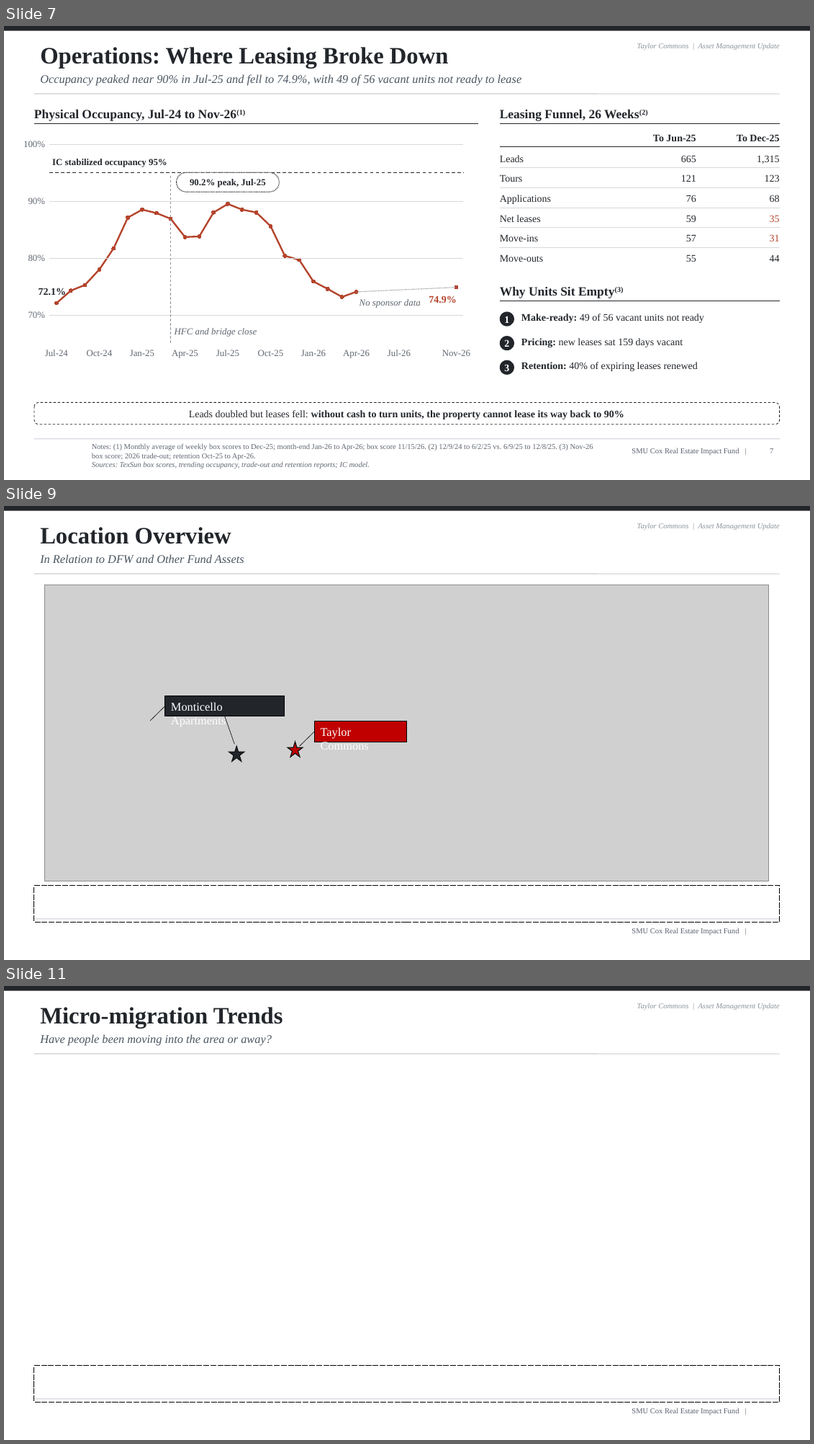
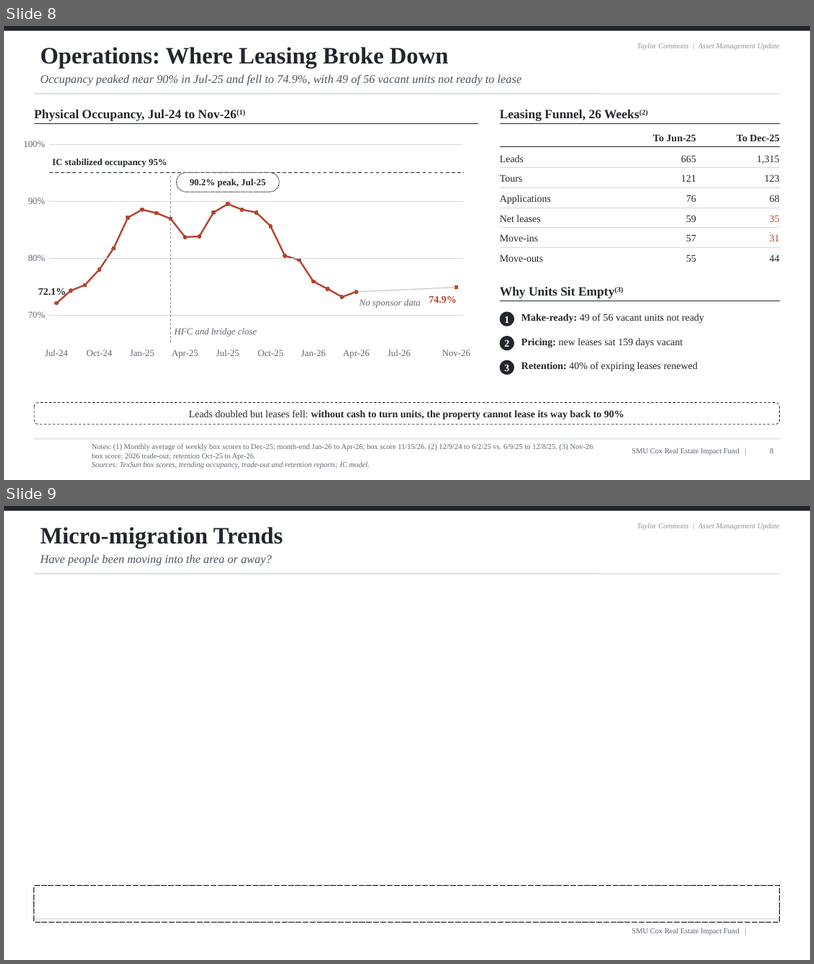
Before and after one commit to stephanabedi01-source/Skill-Builder-Twin-Star, a slide deck: TaylorCommons/v2_Taylor_Commons_AM_pitch_11.16.2026.pptx. Shown one above the other, each under a label of ours: slides 7, 9 and 11 before the commit, slides 8 and 9 after it; the slides between them are not shown. The pictures are 814x1444 and 814x964 pixels, drawn with LibreOffice and Linux fonts; fonts in the diff are those of the drawing; grey boxes stand for pictures; background and template pictures are left out. Boxes give left, top, right and bottom in pixels: in the first picture for what was removed or moved away, otherwise in the second. Text is boxed around its words. In the diff, an @@ line names an element or a change of style, - is before the commit and + after.

```diff
--- a/TaylorCommons/v2_Taylor_Commons_AM_pitch_11.16.2026.pptx
+++ b/TaylorCommons/v2_Taylor_Commons_AM_pitch_11.16.2026.pptx
@@ slide 9 removed at [4, 506, 810, 960], background #FFFFFF; not listed: 5 template elements that a slide beside it also shows @@
@@ title removed at [40, 527, 232, 544] @@
-Location Overview
@@ text removed at [40, 554, 244, 563] @@
-In Relation to DFW and Other Fund Assets
@@ picture removed at [44, 584, 769, 881] @@
@@ rectangle removed at [165, 696, 285, 716] @@
-Monticello Apartments
@@ line removed from (165, 706) to (150, 721) @@
@@ line removed from (225, 716) to (234, 744) @@
@@ rectangle removed at [314, 721, 407, 742] @@
-Taylor Commons
@@ star removed at [288, 741, 303, 757] @@
@@ line removed from (314, 731) to (300, 746) @@
@@ star removed at [229, 746, 244, 762] @@
@@ rectangle removed at [34, 885, 780, 921] @@
@@ what was slide 7 is now slide 8 @@
@@ page number at [770, 448, 774, 453]: text changed @@
-7
+8
@@ what was slide 11 is now slide 9 @@
```
Also in this commit, not shown: 1 slide added, 2 other slides removed, 43 other files.
